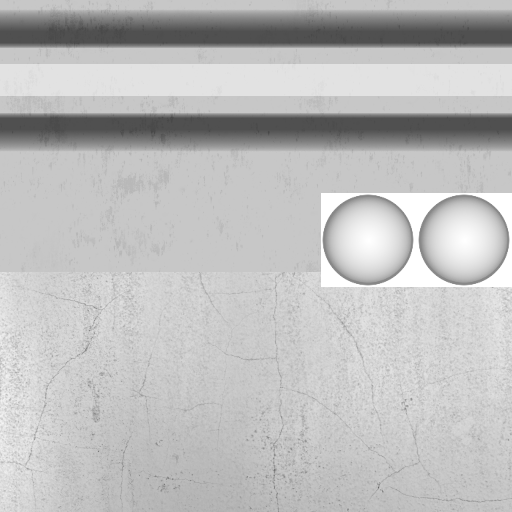
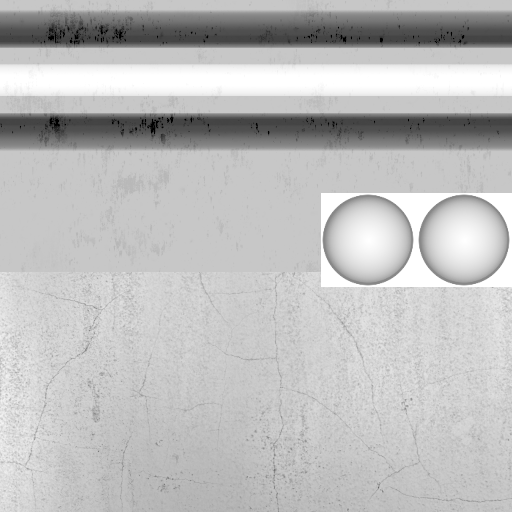
Before/after of a (512, 512) layered artwork. What changed in the layer stack:
renamed "plate #1" to "rails", opacity 49% → 100%, blend addition → normal, painted on it over [0, 9, 512, 152]
removed layer "plate" (was subtract, 60%) over [0, 9, 512, 152]
removed layer "Pasted Layer" over [0, 9, 512, 152]
